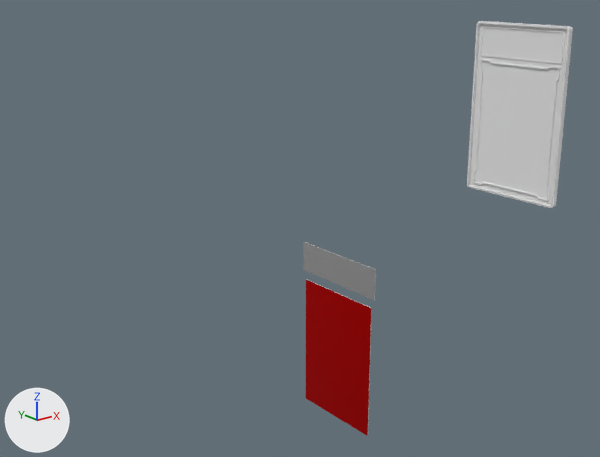
Two versions of the glTF model public/assets/models/new1.gltf, one commit apart.
Rendered twice from a 50 mm lens placed at (-33.0, -37.4, 10.1), pointed at (-1.7, 1.7, -5.5). Every picture has the same lights, and +X, +Y and +Z are marked at lower left. The first picture is the older version. Where no turn or scale is listed for an object, it has been applied to the vertices.

Names of what the first picture shows: 'card_front', 'label_front', 'slab_cover', 'slab_inside' and 2 more.
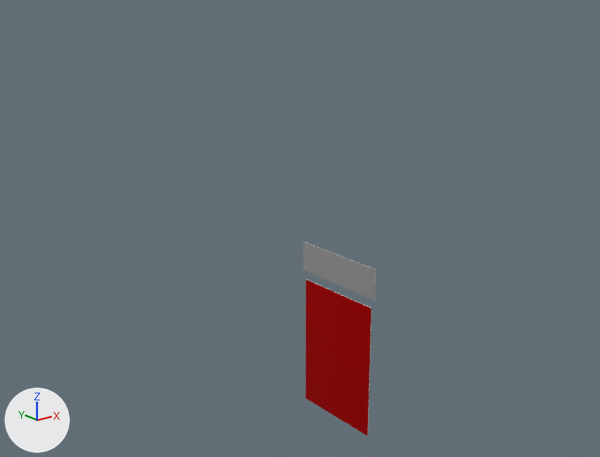
Location of each change, (x1, y1, x2, y2) in pixels of the pictures (600 x 457 px):
'slab_inside', recoloured
    both: (467, 21, 573, 208)

The edits, one by one:
me_slab_inside has 1496 vertices, 2988 faces and spans x -0.19..0.34, y -3.97..3.97, z -6.33..6.33.
me_slab_inside gains material mat_pbr (white #e7e7e7).
